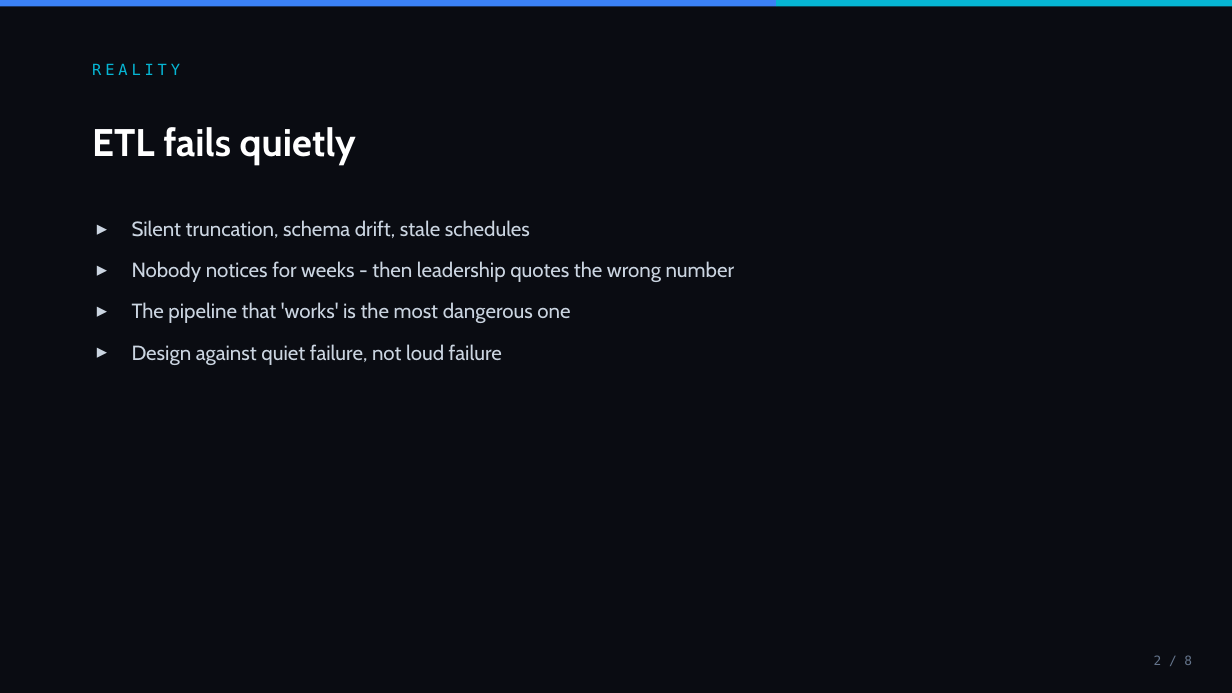
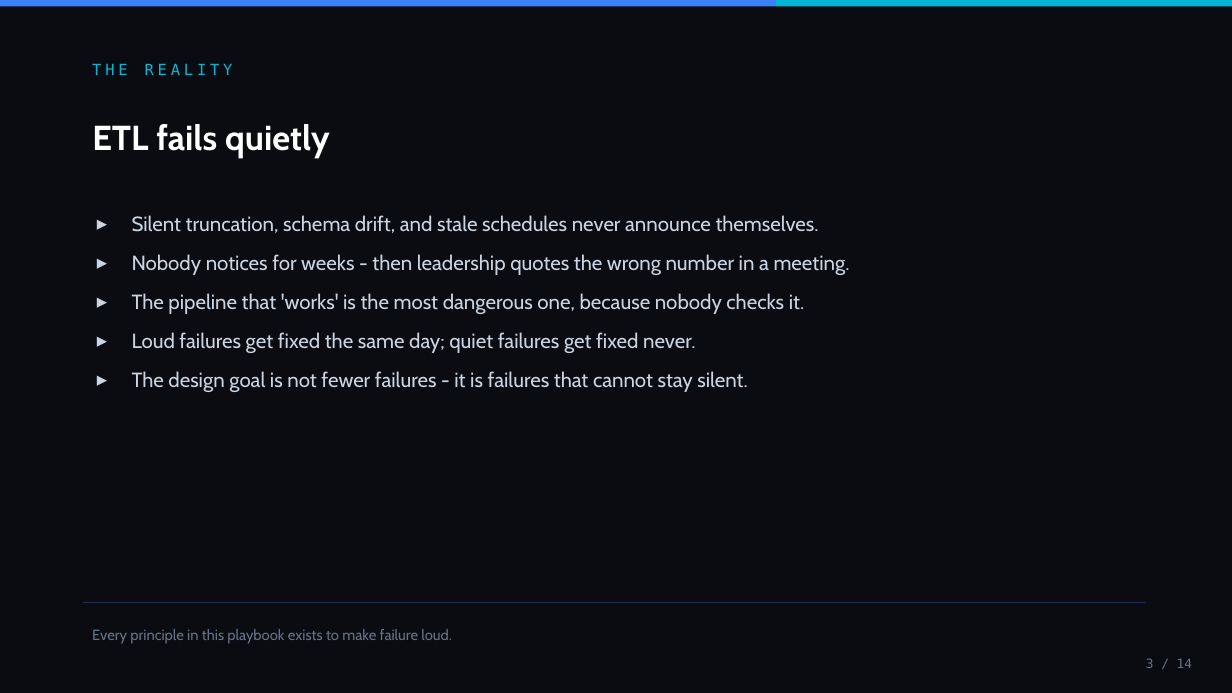
Before and after one commit to rezalianvatiady/rezalianvatiady.github.io, a slide deck: slide 3 of decks/etl-playbook.pptx (slide 2 before the commit). Drawn at 1232x693 pixels with LibreOffice and Linux fonts; fonts in the diff are those of the drawing. Boxes give left, top, right and bottom in pixels: in the first picture for what was removed or moved away, otherwise in the second. Text is boxed around its words. In the diff, an @@ line names an element or a change of style, - is before the commit and + after.

```diff
--- a/decks/etl-playbook.pptx
+++ b/decks/etl-playbook.pptx
@@ text at [92,63,233,75]: text changed @@
-REALITY
+THE REALITY
@@ text "ETL fails quietly" at [92,124,330,158]: size 30 to 27 pt @@
@@ text at [132,215,850,392]: text changed @@
-▸ Silent truncation, schema drift, stale schedules
-▸ Nobody notices for weeks - then leadership quotes the wrong number
-▸ The pipeline that 'works' is the most dangerous one
-▸ Design against quiet failure, not loud failure
+▸ Silent truncation, schema drift, and stale schedules never announce themselves.
+▸ Nobody notices for weeks - then leadership quotes the wrong number in a meeting.
+▸ The pipeline that 'works' is the most dangerous one, because nobody checks it.
+▸ Loud failures get fixed the same day; quiet failures get fixed never.
+▸ The design goal is not fewer failures - it is failures that cannot stay silent.
@@ line added from (83, 603) to (1146, 603), #1E2D45 1 pt @@
@@ text added at [92,629,452,644], 11.5 pt, text #64748B @@
+Every principle in this playbook exists to make failure loud.
@@ text added at [1146,658,1192,668], 10 pt, text #64748B @@
+3 / 14
@@ text removed at [1154,655,1192,665] @@
-2 / 8
```
Also in this commit, not shown: 3 other slides changed, 10 slides added, 4 slides removed, 14 other files.
